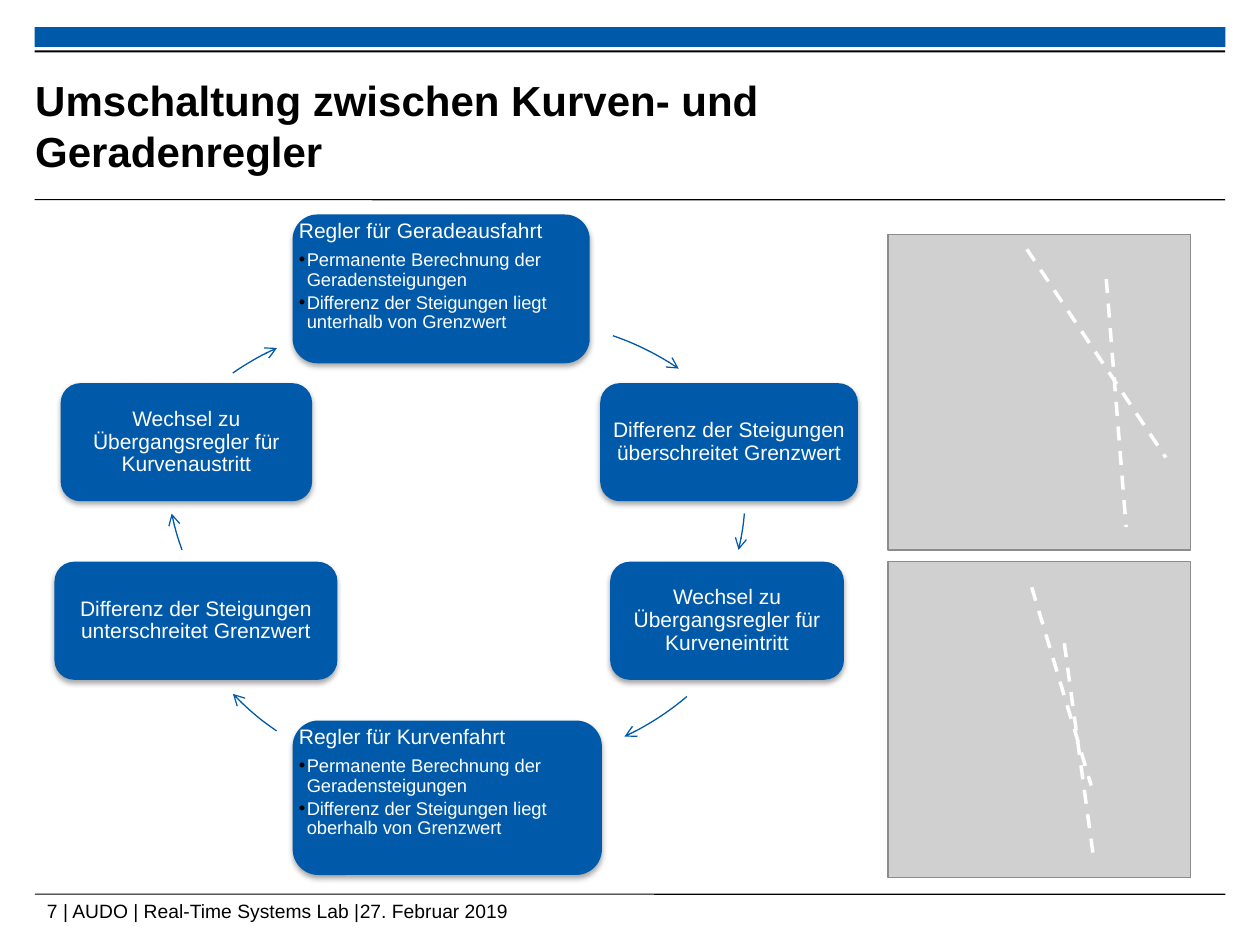
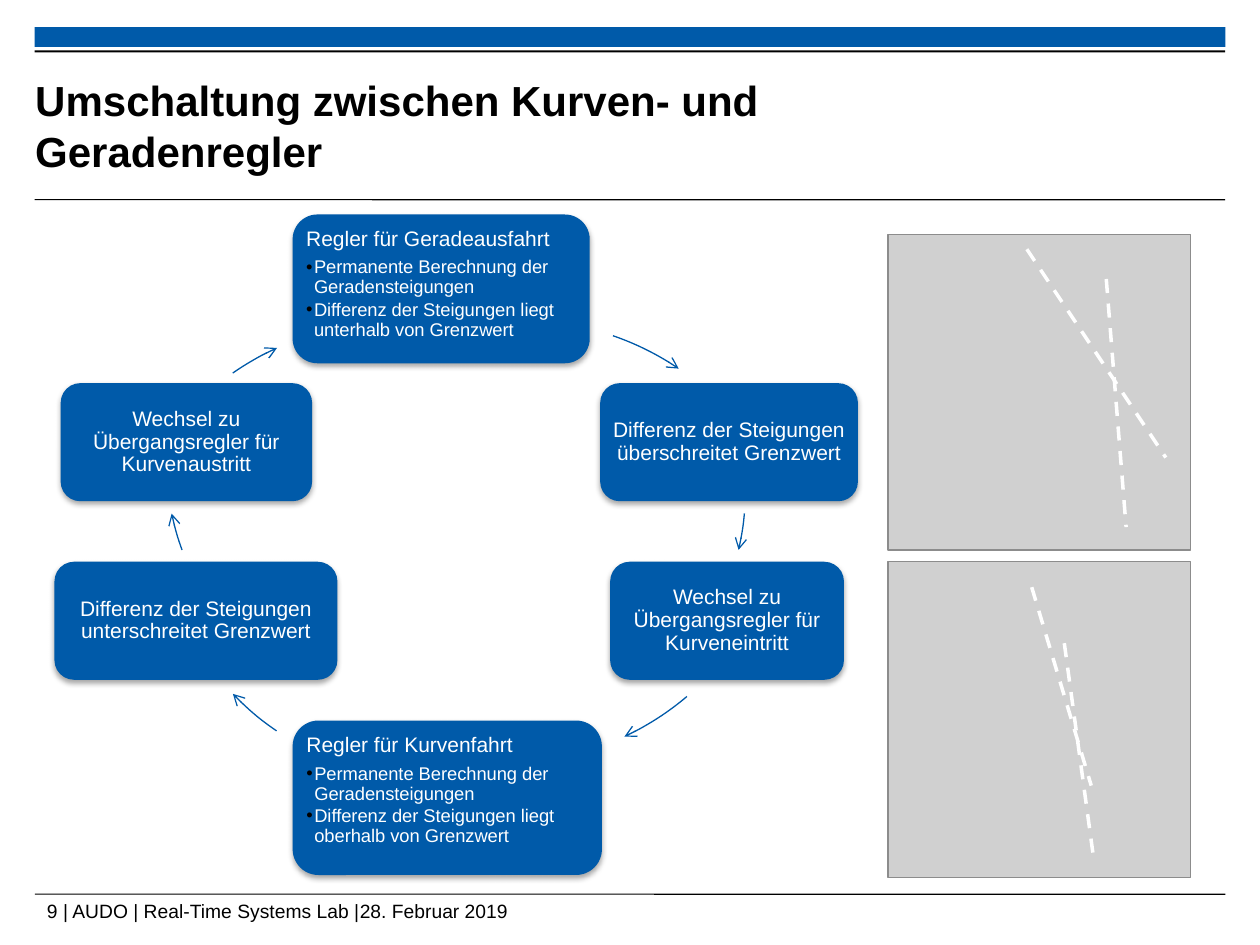
Before and after one commit to ramona3300/AUDO, a slide deck: slide 9 of Dokumente/Präsentationen/Abschlusspräsentation.pptx (slide 7 before the commit). Drawn at 1260x945 pixels with LibreOffice and Linux fonts; fonts in the diff are those of the drawing; grey boxes stand for pictures; background and template pictures are left out. Boxes give left, top, right and bottom in pixels: in the first picture for what was removed or moved away, otherwise in the second. Text is boxed around its words. In the diff, an @@ line names an element or a change of style, - is before the commit and + after.

```diff
--- a/Dokumente/Präsentationen/Abschlusspräsentation.pptx
+++ b/Dokumente/Präsentationen/Abschlusspräsentation.pptx
@@ text "Regler für Geradeausfahrt": place and size @@
-text "Regler für Geradeausfahrt" at (299,222,546,328)
+text "Regler für Geradeausfahrt" at (306,230,553,336)
@@ text "Regler für Kurvenfahrt": place and size @@
-text "Regler für Kurvenfahrt" at (299,728,546,834)
+text "Regler für Kurvenfahrt" at (306,736,554,842)
@@ text at (47,904,508,922): text changed @@
-7 | AUDO | Real-Time Systems Lab |27. Februar 2019
+9 | AUDO | Real-Time Systems Lab |28. Februar 2019
```
Also in this commit, not shown: 2 other slides changed, 3 slides added, 1 other file.
